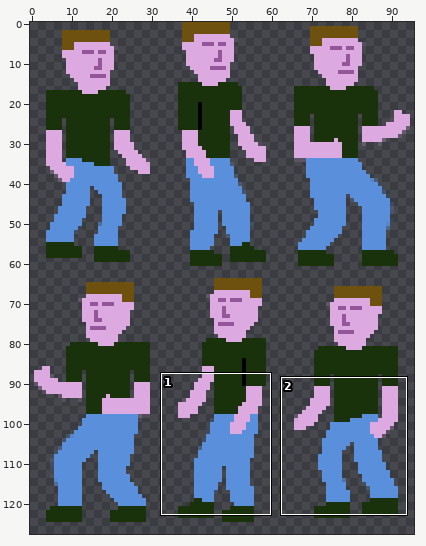
Sprite sheet, stored at graphics/bad-man6.png. The picture above shows the old version from afar; the outline marks the close-up.
Close-up. Before the commit:
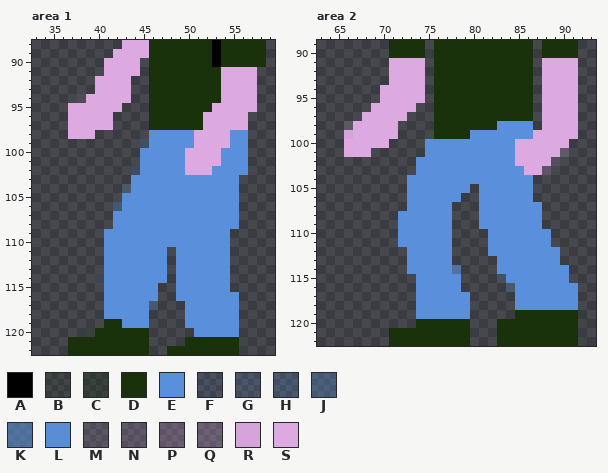
The file is 96x128 pixels. Pixels under 10% opacity are left out. Colours within 5 levels of each other are drawn and written as one. Shown: area 1: x 33..59, y 88..122; area 2: x 63..93, y 89..122. The commit also changed other parts of the picture, which this record leaves out.
Palette (. is transparent): A #000000  B #19320c22  C #19320c4d  D #19320c  E #5a90db  F #5a90db1b  G #5a90db2e  H #5a90db3b  J #5a90db51  K #5a90db95  L #5a90dbf6  M #dca9e122  N #dca9e12a  P #dca9e13a  Q #dca9e141  R #dca9e1f3  S #dca9e1
Pixels before, area 1, first column x 37:
 88 ......SSSDDDDDDDADDDDD
 89 .....SSSSDDDDDDDADDDDD
 90 ....SSSS.DDDDDDDADDDDD
 91 ....SSSS.DDDDDDDDSSSS.
 92 ...SSSS..DDDDDDDDSSSS.
 93 ...SSSS..DDDDDDDDSSSS.
 94 .MSSSSS..DDDDDDDDSSSS.
 95 SSSSSS...DDDDDDDSSSSS.
 96 SSSSS....DDDDDDSSSSS..
 97 SSSSS....DDDDDDSSSSS..
 98 SSS......EEEEESSSSEE..
 99 ........HEEEEESSSSEE..
100 ........EEEEESSSSEEE..
101 ........EEEEESSSSEEE..
102 .......GEEEEESSSEEEE..
103 .......EEEEEEEEEEEE...
104 ......HEEEEEEEEEEEE...
105 ......LEEEEEEEEEEEE...
106 .....JEEEEEEEEEEEEE...
107 .....EEEEEEEEEEEEEE...
108 .....EEEEEEEEEEEEEE...
109 ....EEEEEEEEEEEEEE....
110 ....EEEEEEEEEEEEEE....
111 ....EEEEEEE.EEEEEE....
112 ....EEEEEEE.EEEEEE....
113 ....EEEEEEE.EEEEEE....
114 ...FEEEEEEE.EEEEEE....
115 ....EEEEEE..EEEEEE....
116 ....EEEEEE..EEEEEEE...
117 ....EEEEEH...EEEEEE...
118 ....EEEEE....EEEEEE...
119 ....DDEEE....EEEEEE...
120 ..CDDDDDD.....EEEEE...
121 DDDDDDDDD....DDDDDDB..
122 DDDDDDDDD..DDDDDDDD...
Pixels before, area 2, first column x 66:
 89 .....DDDD.DDDDDDDDDDD.DDDD.
 90 .....DDDD.DDDDDDDDDDD.DDDD.
 91 .....SSSS.DDDDDDDDDDD.SSSS.
 92 .....SSSS.DDDDDDDDDDD.SSSS.
 93 .....SSSS.DDDDDDDDDDD.SSSS.
 94 ....SSSSS.DDDDDDDDDDD.SSSS.
 95 ....SSSSS.DDDDDDDDDDD.SSSS.
 96 ...SSSSS..DDDDDDDDDDD.SSSS.
 97 ..SSSSS...DDDDDDDDDDD.SSSS.
 98 NSSSSS....DDDDDDDEEEE.SSSS.
 99 RSSSSS....DDDDEEEEEEESSSSS.
100 SSSSS....EEEEEEEEEESSSSSS..
101 SSS......EEEEEEEEEESSSSSQ..
102 ........EEEEEEEEEEESSSSN...
103 ........EEEEEEEEEEEESSP....
104 .......EEEEEEEEEEEEEE......
105 .......EEEEEEE.EEEEEE......
106 .......EEEEEE..EEEEEE......
107 .......EEEEE...EEEEEEE.....
108 ......EEEEEE...EEEEEEE.....
109 ......EEEEEE...EEEEEEE.....
110 ......EEEEEE....EEEEEEE....
111 ......EEEEEE....EEEEEEE....
112 .......EEEEE....EEEEEEEE...
113 .......EEEEE.....EEEEEEE...
114 .......EEEEEK....EEEEEEEE..
115 ........EEEEE....FEEEEEEE..
116 ........EEEEE.....HEEEEEEE.
117 ........EEEEEE.....EEEEEEE.
118 ........EEEEEE.....EEEEEEE.
119 ........EEEEEE.....DDDDDDDB
120 ........DDDDDD...DDDDDDDDDB
121 .....DDDDDDDDD...DDDDDDDDD.
122 .....DDDDDDDDD...DDDDDDDDDB
Now the later version:
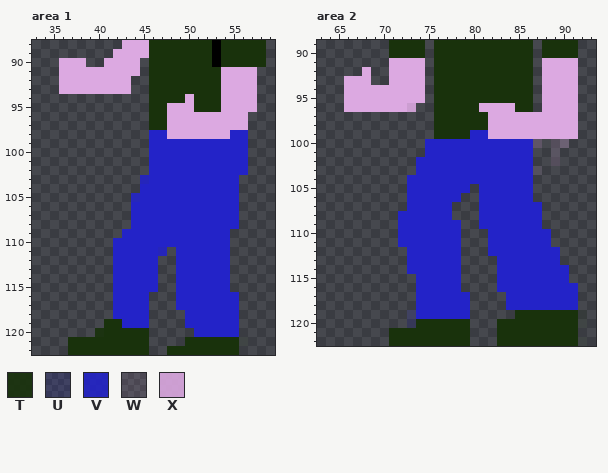
Colours new in this view: T #19320ce6  U #2323c82a  V #2323c8e6  W #dca9e11a  X #dca9e1e6
Edits made:
colour E: #5a90db -> #2323c8
Area 1:
y 90: x 36..38 ... -> SSS
y 91: x 36..40 ..... -> SSSSS
y 92..93: x 36..39 .... -> SSSS
y 94: x 38..43 MSSSSS -> ......; x 50 D -> S
y 95: x 37..42 SSSSSS -> ......; x 48..50 DDD -> SSS; x 53 S -> D
y 96..97: x 37..41 SSSSS -> .....; x 48..51 DDDD -> SSSS
y 98: x 37..39 SSS -> ...; x 48..50 EEE -> SSS
y 99: x 45 H -> .; x 51..54 SSSS -> EEEE
y 100..101: x 45 E -> .; x 50..53 SSSS -> EEEE
y 102: x 44..45 GE -> ..; x 50..52 SSS -> EEE
y 103: x 44..45 EE -> .V
y 104: x 43..44 HE -> ..
y 105: x 43..44 LE -> .V
y 106: x 42..43 JE -> ..
y 107..108: x 42..43 EE -> ..
y 109: x 41..42 EE -> ..
y 110: x 41 E -> .
y 111: x 41 E -> .; x 47 E -> V
y 112..113: x 41 E -> .; x 47 E -> .
y 114: x 40..41 FE -> ..; x 47 E -> .
y 115: x 41 E -> .
y 116: x 41 E -> .; x 46 E -> .
y 117: x 41 E -> .; x 46 H -> .; x 49 . -> E
y 118: x 41 E -> .
y 120: x 39..40 CD -> .T
Area 2:
y 92: x 68 . -> S
y 93: x 66..68 ... -> SSS
y 94..95: x 66..69 .... -> SSSS
y 96: x 66..68 ... -> SSS; x 73 S -> X; x 81..84 DDDD -> SSSS
y 97: x 68..72 SSSSS -> .....; x 82..87 DDDDD. -> SSSSSS
y 98: x 66..71 NSSSSS -> ......; x 82..87 DEEEE. -> SSSSSS
y 99: x 66..71 RSSSSS -> ......; x 82..86 EEEEE -> SSSSS
y 100: x 66..70 SSSSS -> .....; x 85..90 SSSSSS -> EEP.NQ
y 101: x 66..68 SSS -> ...; x 85..90 SSSSSQ -> EE..M.
y 102: x 85..88 SSSS -> EE..
y 103: x 86..88 SSP -> EW.
y 109..113: x 78 . -> E
y 114: x 78 K -> E
y 115: x 83 F -> E
y 116: x 83..84 .H -> EE
y 117..118: x 84 . -> E
y 119..120: x 73 . -> U
